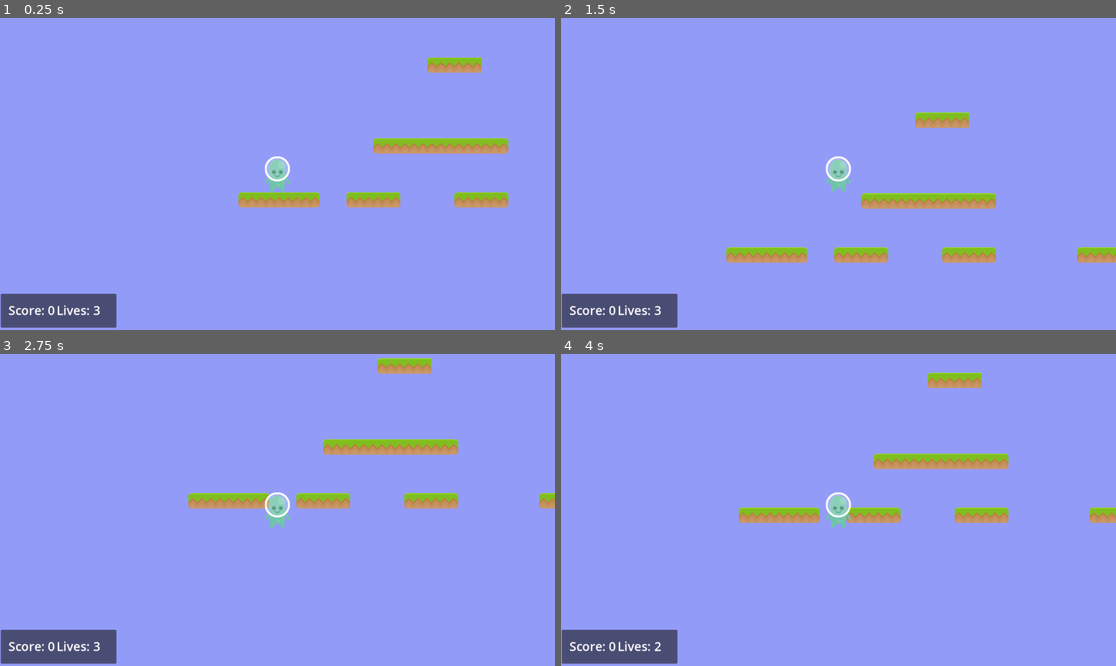
Above: before the commit, frames 1-4 (two rows, left to right).
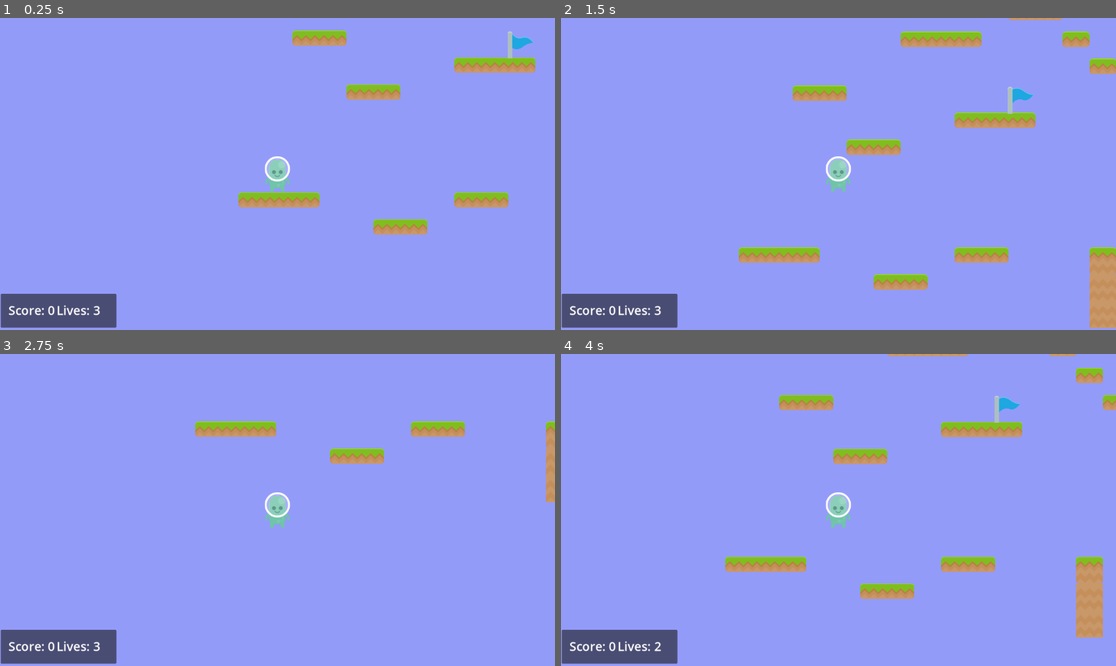
Above: after the commit, the same moments.

Repository: adrianschofield/unshaped-godot-2dplatformer
Game: Godot game, scene res://Scenes/level_4.tscn
Same seed, same stepped clock (60 frames per second), same inputs: the game is played once before the commit and once after it. This scene is started directly instead of the project's main scene. Sound files missing from this copy of the repository are replaced by a short silence.
Inputs:
- Up to frame 1 (0.25 s): no input
- Up to frame 2 (1.5 s): tap Enter at 0.5 s; hold Right from 0.53 s (still down); tap Space at 0.77 s
- Up to frame 3 (2.75 s): tap Space at 1.52 s; release Right at 2.03 s; hold Left from 2.03 s (still down)
- Up to frame 4 (4 s): release Left at 2.78 s; hold Right from 2.78 s (still down); tap Space at 3.02, 3.77 s

The runs differ from the first frame. In frame 1, 4.1% of the frame differs, in the area x 52-97%, y 4-70%; in frame 2, 7.5%; in frame 3, 5.5%; in frame 4, 9.0%, in the area x 29-100%, y 0-91%.

Commit message:
Small updates to fix errors

Diff:
--- a/Scenes/level_4.tscn
+++ b/Scenes/level_4.tscn
@@ -484,6 +484,22 @@
 3:9/0/physics_layer_0/linear_velocity = Vector2(0, 0)
 3:9/0/physics_layer_0/angular_velocity = 0.0
 3:9/0/physics_layer_0/polygon_0/points = PackedVector2Array(-35, -35, 35, -35, 35, 35, -35, 35)
+7:7/0 = 0
+7:7/0/physics_layer_0/linear_velocity = Vector2(0, 0)
+7:7/0/physics_layer_0/angular_velocity = 0.0
+7:7/0/physics_layer_0/polygon_0/points = PackedVector2Array(-35, -35, 35, -35, 35, 35, -35, 35)
+6:7/0 = 0
+6:7/0/physics_layer_0/linear_velocity = Vector2(0, 0)
+6:7/0/physics_layer_0/angular_velocity = 0.0
+5:3/0 = 0
+5:3/0/physics_layer_0/linear_velocity = Vector2(0, 0)
+5:3/0/physics_layer_0/angular_velocity = 0.0
+6:3/0 = 0
+6:3/0/physics_layer_0/linear_velocity = Vector2(0, 0)
+6:3/0/physics_layer_0/angular_velocity = 0.0
+7:3/0 = 0
+7:3/0/physics_layer_0/linear_velocity = Vector2(0, 0)
+7:3/0/physics_layer_0/angular_velocity = 0.0
 
 [sub_resource type="TileSet" id="TileSet_1hgo5"]
 tile_size = Vector2i(70, 70)
@@ -496,10 +512,10 @@
 position = Vector2(1, -1)
 tile_set = SubResource("TileSet_1hgo5")
 format = 2
-layer_0/tile_data = PackedInt32Array(0, 458752, 6, 1, 458752, 5, 2, 458752, 4, 4, 458752, 6, 5, 458752, 4, 8, 458752, 6, 9, 458752, 4, 13, 458752, 6, 14, 458752, 4, -65520, 458752, 6, -65519, 458752, 4, -196589, 458752, 6, -196588, 458752, 4, -262121, 458752, 6, -262120, 458752, 4, -393189, 458752, 6, -393188, 458752, 4, -458720, 458752, 6, -458719, 458752, 4, -131067, 458752, 6, -131065, 458752, 5, -131066, 458752, 5, -327673, 458752, 6, -327672, 458752, 5, -131064, 458752, 5, -131063, 458752, 4)
+layer_0/tile_data = PackedInt32Array(0, 458752, 6, 1, 458752, 5, 2, 458752, 4, 8, 458752, 6, 9, 458752, 4, 13, 524288, 1, 65549, 524288, 0, 131085, 524288, 0, -65520, 524288, 1, 16, 524288, 0, 65552, 524288, 0, 20, 458752, 6, 21, 458752, 5, 22, 458752, 5, 23, 458752, 4, -131047, 458752, 6, -131046, 458752, 4, -262116, 458752, 6, -262115, 458752, 4, -393192, 458752, 6, -393191, 458752, 4, -327659, 458752, 7, -458733, 458752, 4, -458734, 458752, 6, -327664, 458752, 7, -393202, 458752, 7, -458739, 458752, 7, -524276, 458752, 7, -524280, 458752, 4, -524281, 458752, 5, -524282, 458752, 6, -393213, 458752, 4, -393214, 458752, 6, -262140, 458752, 6, -262139, 458752, 4, -327672, 458752, 6, -327671, 458752, 5, -327670, 458752, 4, -589813, 458752, 4, -589814, 458752, 6, 65542, 458752, 4, 65541, 458752, 6)
 
 [node name="Player" parent="." instance=ExtResource("2_gb8wc")]
 position = Vector2(102, -72)
 
 [node name="FinishFlag" parent="." instance=ExtResource("3_yiott")]
-position = Vector2(2350, -531)
+position = Vector2(734, -383)
--- a/Scripts/level_0.gd
+++ b/Scripts/level_0.gd
@@ -13,7 +13,7 @@
 		get_node("Button").text = "Start"
 
 # Called every frame. 'delta' is the elapsed time since the previous frame.
-func _process(delta):
+func _process(_delta):
 	pass
 
 
